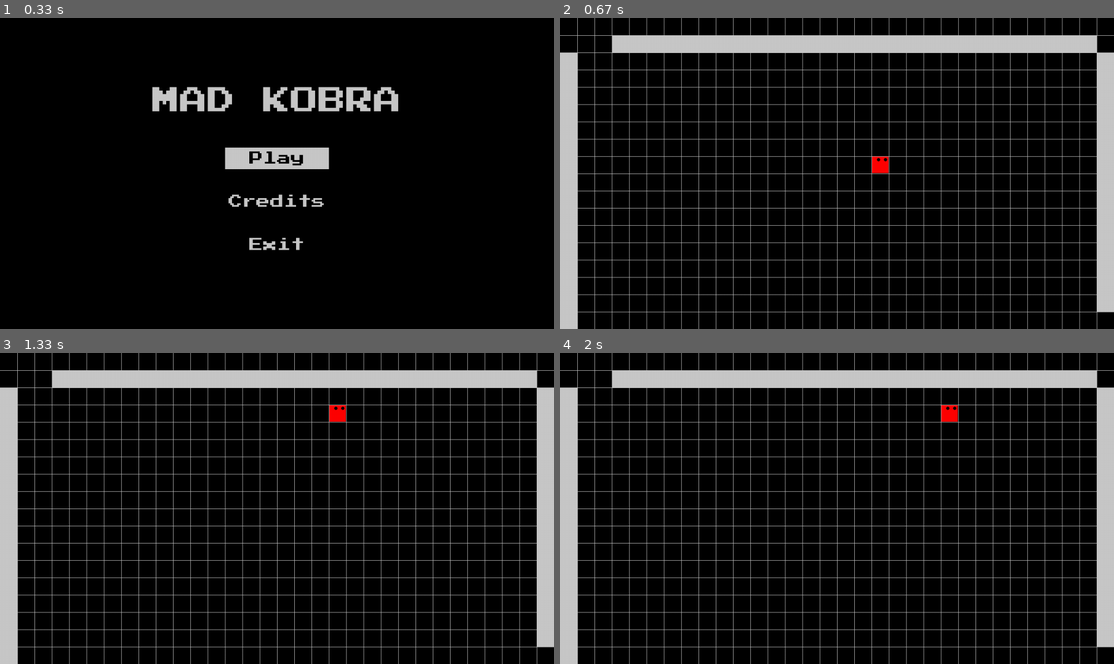
Above: before the commit, frames 1-4 (two rows, left to right).
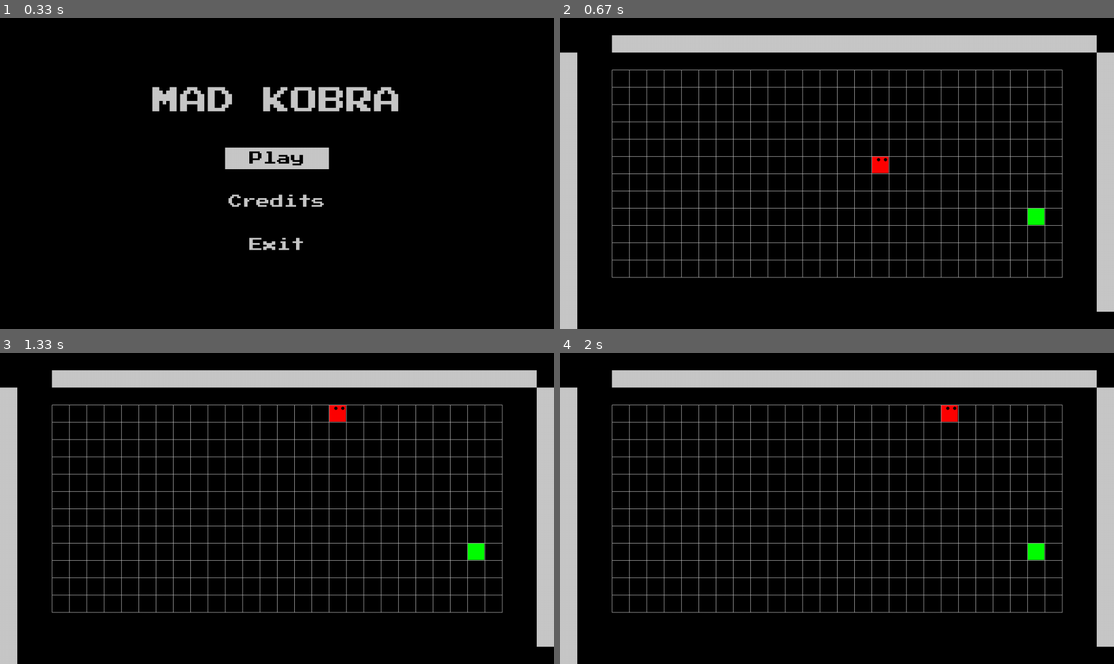
Above: after the commit, the same moments.

Repository: LUDUSLab/stem-games
Game: pygame game, started from Snake3Equipe2/main.py
The game is run twice, just before and just after one commit, with the same random seed, the same clock (stepped at 60 frames per second) and the same inputs.
Inputs:
- Up to frame 1 (0.33 s): no input
- Up to frame 2 (0.67 s): tap Enter at 0.33 s
- Up to frame 3 (1.33 s): hold W 0.67-1.13 s; hold D from 1.17 s (still down)
- Up to frame 4 (2 s): release D at 1.63 s; hold A from 1.67 s (still down)

Frame 1 is identical in both runs. In frame 2, 3.0% of the frame differs, in the area x 0-100%, y 0-100%; in frame 3, 3.0%; in frame 4, 3.0%.

Commit message:
adding hud and fruit

Diff:
--- a/Snake3Equipe2/arena.py
+++ b/Snake3Equipe2/arena.py
@@ -2,6 +2,8 @@
 import config
 import snake
 import wall
+import fruit
+import cube
 
 
 class Arena(object):
@@ -12,26 +14,37 @@
         self.grid = grid
         self.snake = snake.SnakePlayer((255, 0, 0), (15, 8))
         self.wall = wall.Wall()
+        self.fruit = fruit.Fruit(1)
+        self.p1 = cube.Cube((10, 1), (255, 0, 0))
+        self.ia = cube.Cube((21, 1), (10, 150, 200))
 
     def collision_with_snake(self):
-        if self.snake.head.pos[0] == -1 or self.snake.head.pos[0] == self.columns or self.snake.head.pos[1] == -1 \
-           or self.snake.head.pos[1] == self.rows:
+        if self.snake.head.pos[0] == 2 or self.snake.head.pos[0] == self.columns - 3 or self.snake.head.pos[1] == 2 \
+                or self.snake.head.pos[1] == self.rows - 3:
             self.snake.reset((15, 8))
+
+    def collision_fruit_snake(self):
+        if self.snake.head.pos == self.fruit.fruit.pos:
+            self.fruit = fruit.Fruit(1)
+            self.snake.score += self.fruit.value
 
     def draw_grid(self, columns, rows, surface):
         if self.grid:
             sqrsize = self.size[0] // columns
             x = 0
             y = 0
-            for i in range(columns):
+            for i in range(columns - 5):
                 x = x + sqrsize
-                pygame.draw.line(surface, config.COLOR_LIGHT_GRAY, (x, 0), (x, self.size[0]))
-            for j in range(rows):
+                pygame.draw.line(surface, config.COLOR_LIGHT_GRAY, (x + 80, 120), (x + 80, self.size[0] - 680))
+            for j in range(rows - 5):
                 y = y + sqrsize
-                pygame.draw.line(surface, config.COLOR_LIGHT_GRAY, (0, y), (self.size[0], y))
+                pygame.draw.line(surface, config.COLOR_LIGHT_GRAY, (120, y + 80), (self.size[0] - 120, y + 80))
 
     def redraw_window(self, surface):
         surface.fill((0, 0, 0))
         self.snake.draw(self.size[0] // self.columns, surface)
+        self.fruit.fruit.draw(self.size[0] // self.columns, surface)
+        self.p1.draw(self.size[0] // self.columns, surface, True)
+        self.ia.draw(self.size[0] // self.columns, surface, True)
         self.wall.draw_wall(surface)
         self.draw_grid(32, 18, surface)
--- a/Snake3Equipe2/button.py
+++ b/Snake3Equipe2/button.py
@@ -1,5 +1,6 @@
 import config
 import pygame
+
 
 class Button:
     __selected = False
@@ -42,6 +43,7 @@
 
 buttons_index = 0
 
+
 def move_selected_button(direction, buttons_lst):
     global buttons_index
     buttons_lst[buttons_index].set_selected(False)
--- a/Snake3Equipe2/config.py
+++ b/Snake3Equipe2/config.py
@@ -27,8 +27,10 @@
         pygame.quit()
         quit()
 
+
 def exit_game():
     pygame.quit()
     quit()
 
+
 window = window.Window()
--- a/Snake3Equipe2/cube.py
+++ b/Snake3Equipe2/cube.py
@@ -1,5 +1,6 @@
 import pygame
 import config
+
 
 class Cube(object):
     def __init__(self, start: tuple, color: tuple = (255, 0, 0)):
--- /dev/null
+++ b/Snake3Equipe2/fruit.py
@@ -0,0 +1,8 @@
+import random
+import cube
+
+
+class Fruit(object):
+    def __init__(self, value: int):
+        self.fruit = cube.Cube((random.randrange(3, 28), random.randrange(3, 14)), (0, 255, 0))
+        self.value = value
--- a/Snake3Equipe2/game.py
+++ b/Snake3Equipe2/game.py
@@ -2,6 +2,7 @@
 import config
 import arena
 import wall
+import hud
 
 
 class Game(object):
@@ -10,6 +11,7 @@
         self.arena = arena.Arena(config.window.size)
         self.snake = self.arena.snake
         self.clock = pygame.time.Clock()
+        self.hud = hud.Hud()
         self.framerate = 10
 
     def display_surface(self):
@@ -21,5 +23,7 @@
         self.snake.move()
         self.snake.collision_with_herself()
         self.arena.collision_with_snake()
+        self.arena.collision_fruit_snake()
+        self.hud.display_score(self.snake.score, 0)
         self.arena.redraw_window(self.surface)
         pygame.display.update()
--- /dev/null
+++ b/Snake3Equipe2/hud.py
@@ -0,0 +1,11 @@
+import config
+
+
+class Hud(object):
+    # __cube1 = cube.Cube((5, 1), (255, 0, 0))
+    def display_score(self, score_p1, score_ia):
+        score_font = config.font(30)
+        score_text = score_font.render("Player " + str(score_p1) + "X" + str(score_ia) + " IA", True, config.COLOR_LIGHT_GRAY)
+        score_text_rect = score_text.get_rect()
+        score_text_rect.center = (640, 60)
+        config.window.screen.blit(score_text, score_text_rect)
--- a/Snake3Equipe2/snake.py
+++ b/Snake3Equipe2/snake.py
@@ -13,6 +13,7 @@
         self._body.append(self.head)
         self.dirnx = 0
         self.dirny = 1
+        self.score = 0
 
     def reset(self, pos):
         self.head = cube.Cube(pos)
@@ -21,6 +22,7 @@
         self._turns = {}
         self.dirnx = 0
         self.dirny = 1
+        self.score = 0
 
     def add_cube(self):
         pass
